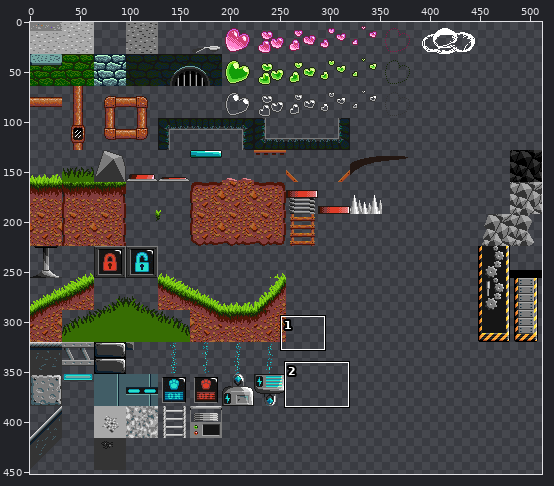
A sprite sheet gets an edit: assets/images/terrain.png. The first picture is a wide view before the edit; the outline marks the close-up.
Close-up. First the earlier version:
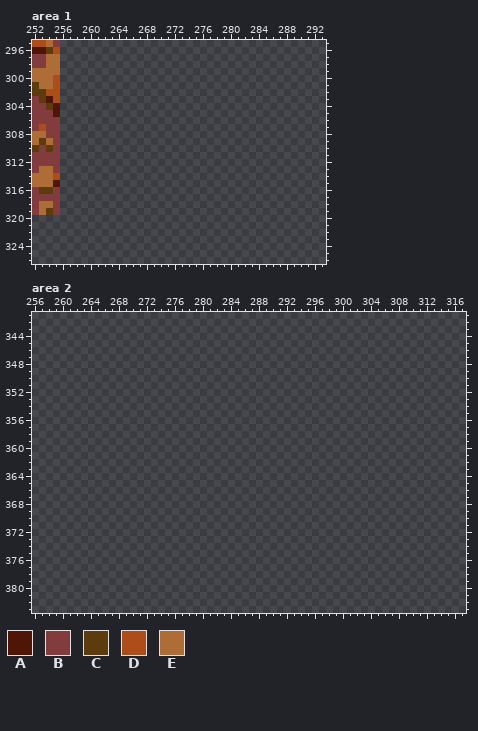
The file is 512x512 pixels. Shown: area 1: x 252..293, y 295..326; area 2: x 256..317, y 341..383. The wide view leaves out empty margins.
Palette (. is transparent): A #4f1507  B #823c3d  C #5c3c0d  D #ad4e1a  E #ae6c37
Pixels before, area 1, first column x 252:
295 DDEB
296 AACD
297 BBEE
298 BBEE
299 EEEE
300 EEED
301 CEED
302 CCDD
303 BCAD
304 BBCA
305 BBBA
306 BBBB
307 BDBB
308 EEBB
309 ECEB
310 CBCB
311 BBBB
312 BBBB
313 BEEB
314 EEED
315 EEEA
316 BCCB
317 BBBB
318 BEEB
319 BECB
Pixels before, area 2 (only the part around the change), first column x 256:
341 ..............................................................
342 ..............................................................
343 ..............................................................
344 ..............................................................
345 ..............................................................
346 ..............................................................
347 ..............................................................
348 ..............................................................
349 ..............................................................
350 ..............................................................
351 ..............................................................
352 ..............................................................
353 ..............................................................
354 ..............................................................
355 ..............................................................
356 ..............................................................
357 ..............................................................
358 ..............................................................
359 ..............................................................
360 ..............................................................
361 ..............................................................
362 ..............................................................
363 ..............................................................
364 ..............................................................
365 ..............................................................
366 ..............................................................
367 ..............................................................
368 ..............................................................
369 ..............................................................
370 ..............................................................
371 ..............................................................
372 ..............................................................
373 ..............................................................
374 ..............................................................
375 ..............................................................
376 ..............................................................
377 ..............................................................
378 ..............................................................
379 ..............................................................
380 ..............................................................
381 ..............................................................
382 ..............................................................
383 ..............................................................
Once edited:
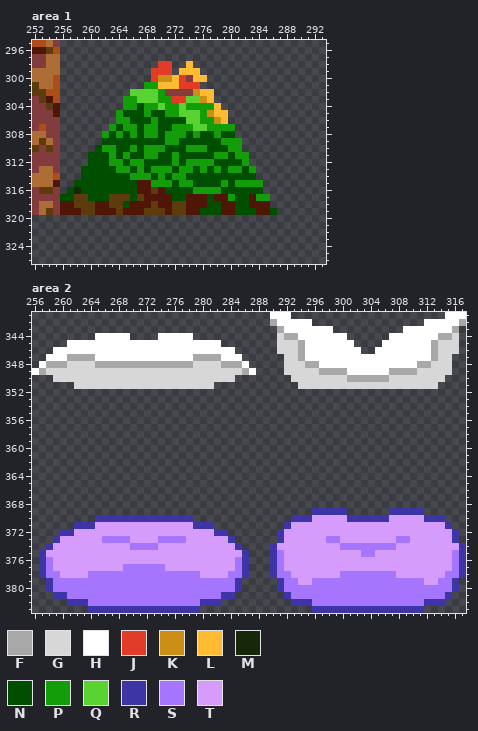
Colours new in this view: F #a8a8a8  G #d7d7d7  H #ffffff  J #e03c28  K #cc8f15  L #ffbb31  M #172808  N #004e00  P #139d08  Q #58d332  R #3d34a5  S #a675fe  T #d59cfc
The exact change:
Changed rows in their new state; - is an unchanged pixel.
Area 1:
first column x 256:
298 --------------JJ--L------------
299 -------------JJJ-LLL-----------
300 -------------JKKLJBLL----------
301 ------------PPLLLJJJ-----------
302 ----------QQQQPBBBBKLL---------
303 ---------PPQQQPPJJQQKL---------
304 ---------PPNPPQPPQPPPPL--------
305 --------PNNNPNNPPQQQPKLL-------
306 --------PPNNNPNNNNQQPPKL-------
307 -------PNPPNPPNNPPPQQPPPP------
308 ------PNPNPNPPNPPPNPNNPNN------
309 ------NNNNNNNNNPPNNNNNNPPP-----
310 -----NPPNNPNPPPNNNPPPNNNPP-----
311 ----NNNPNPNNPPNNPNNNNNPPNPP----
312 ----NNNPPNPPNNNNPNPPPPNNNNP----
313 ---NNNNNPPNPNPPPNPPNPNPNPPNP---
314 ---NNNNNNNPPPNPNPPNNNNNNNNNN---
315 --NNNNNNNNNAAPPPNPPNNNNPNPPPP--
316 -NMNNNNNNNNAACANNNNPPPPNNNNNN--
317 NNCCNNNCCCNCAAAANNAAANAAPNNAPP-
318 AACCCAACCNAAACAACCAAANNAANNAAA-
319 AAACCAAACAAACCCACCAANNNAANNNAAN
Area 2:
first column x 256:
341 ----------------------------------HHH----------------------HHH
342 ----------------------------------FHHHHH----------------HHHHHF
343 -----------------------------------FHHHHHHH----------HHHHHHHF-
344 ---------HHHHH----HHHHH------------GFFHHHHHHH------HHHHHHHFFG-
345 -----HHHHHHHHHHHHHHHHHHHHHH--------GGGFHHHHHHH----HHHHHHHFGGG-
346 ---HHHHHHHHHHHHHHHHHHHHHHHHHH------GGGFHHHHHHHH--HHHHHHHHFGGG-
347 --HHHFFFFHHHHHHHHHHHHHHFFFFHHH------GGFHHHHHHHHHHHHHHHHHHFGG--
348 -HFFFGGGGFFFFFFFFFFFFFFGGGGFFFH-----GGGFFHHHHHHHHHHHHHHFFGGG--
349 HFGGGGGGGGGGGGGGGGGGGGGGGGGGGGFH----GGGGGFFFFHHHHHHFFFFGGGGG--
350 ---GGGGGGGGGGGGGGGGGGGGGGGGGG--------GGGGGGGGFFFFFFGGGGGGGG---
351 ------GGGGGGGGGGGGGGGGGGGG------------GGGGGGGGGGGGGGGGGGGG----
first column x 257:
369 ---------------------------------------RRRRR------RRRRR------
370 --------RRRRRRRRRRRRRR--------------RRRTTTTTRRRRRRTTTTTRRR---
371 -----RRRTTTTTTTTTTTTTTRRR----------RTTTTTTTTTTTTTTTTTTTTTTR--
372 ---RRTTTTTTTTTTTTTTTTTTTTRR-------RTTTTTTTTTTTTTTTTTTTTTTTTR-
373 --RTTTTTTSSSSTTTTSSSSTTTTTTR------RTTTTTTSSTTTTTTTTSSTTTTTTR-
374 -RTTTTTTTTTTTSSSSTTTTTTTTTTTR----RTTTTTTTTTSSSSSSSSTTTTTTTTTR
375 RTTTTTTTTTTTTTTTTTTTTTTTTTTTTR---RSTTTTTTTTTTTSSTTTTTTTTTTTSR
376 RSTTTTTTTTTTTTTTTTTTTTTTTTTTSR---RSTTTTTTTTTTTTTTTTTTTTTTTTSR
377 RSTTTTTTTTTTSSSSSSTTTTTTTTTTSR---RSTTTTTTTTTTTTTTTTTTTTTTTTSR
378 RSSTTTTSSSSSSSSSSSSSSSSTTTTSSR---RSSTTTTTTTSSSSSSSSTTTTTTTSSR
379 -RSSSSSSSSSSSSSSSSSSSSSSSSSSR-----RSSTTSSSSSSSSSSSSSSSSTTSSR-
380 -RSSSSSSSSSSSSSSSSSSSSSSSSSSR-----RSSSSSSSSSSSSSSSSSSSSSSSSR-
381 --RRSSSSSSSSSSSSSSSSSSSSSSRR-------RSSSSSSSSSSSSSSSSSSSSSSR--
382 ----RRRSSSSSSSSSSSSSSSSRRR----------RRRSSSSSSSSSSSSSSSSRRR---
383 -------RRRRRRRRRRRRRRRR----------------RRRRRRRRRRRRRRRR------
Where, in picture pixels (left, top, right, bottom), the same in both close-ups:
added: (60, 61, 277, 215)
added: (32, 312, 466, 389)
added: (39, 508, 466, 613)
